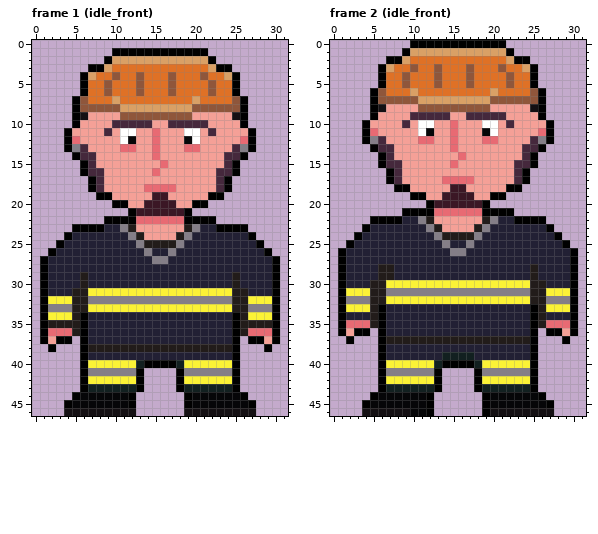
Edited in one commit: pixel-art file (Assets/Characters/Worker/worker.aseprite). Above: the version before the commit.
32x47 pixels, 18 frames. Shown: frame 1 (idle_front), frame 2 (idle_front). The commit also changed other frames, which this record leaves out.
The result:
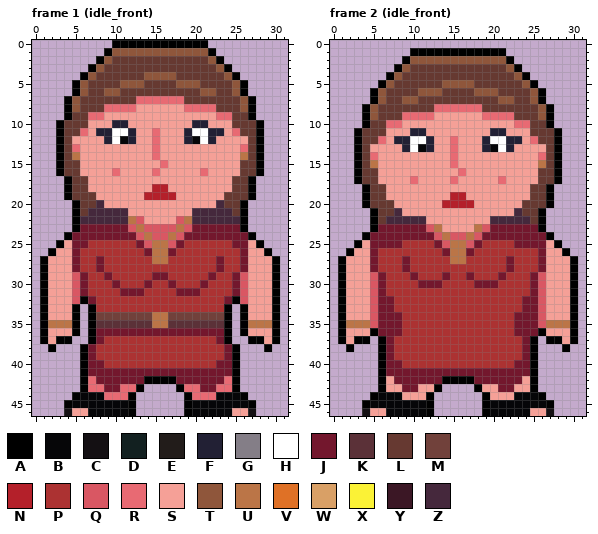
Palette (. is transparent): A #000000  B #060608  C #141013  D #122020  E #221c1a  F #222034  G #847e87  H #ffffff  J #73172d  K #5b3138  L #663931  M #71413b  N #b4202a  P #ac3232  Q #d95763  R #e86a73  S #f5a097  T #8f563b  U #bb7547  V #df7126  W #d9a066  X #fbf236  Y #3b1725  Z #45283c
From old to new:
layer "Clothes" added
Changed rows in their new state; - is an unchanged pixel.
Frame 1 (idle_front), layers "Clothes", "Body", "Head":
first column x 2:
 0 --------AAAAAAAAAAAA--------
 1 -------ATTTTTTTTTTTTA-------
 2 ------ATLLLLLLLLLLLLTA------
 3 ------TLLLLLLLLLLLLLLT------
 4 -----TLLLLLLTTT-LLLLLLT-----
 5 ---ATLLLLTT-LLLLTTTLLLLTA---
 6 ---ATLL-TLLLLLLLLLLT-LLTA---
 7 --ATLLLLLLLRRRRRRLLLLLLLTA--
 8 --ATLLLRRRRSSSSSSRRRRLLLTA--
 9 --ALLRR--SSSSSSSSS---RRLLA--
10 -ALLL---FFSSS--SSSFF---LLLA-
11 -ALLR-FFH-F------F-HFF-RLLA-
12 -ALS---FHBF------FBHF---SLA-
13 -ALRS----SS------SS----SRLA-
14 -ALUSS----------------SSULA-
15 -ALLSS----------------SSLLA-
16 -ALLSSS-R----------R-SSSLLA-
17 --ALLSS--------------SSLLA--
18 --ALLSS-----SNNS-----SSLLA--
19 --ALLLSS----NNNN----SSLLLA--
20 ---ALLZSSS--SSSS--SSSZLLA---
21 ---ALZZZZZSSSSSSSSZZZZZLA---
22 ---AZZZZZZUQSSSSQUZZZZZZA---
23 ----JJJJJJQUQQQQUQJJJJJJ----
24 ---JJJJJJJJQUQQUQJJJJJJJJ---
25 --SJJPPPPPPJQUUQJPPPPPPJJS--
26 -SSJPPPPPPPPJUUJPPPPPPPPJSS-
27 SSSJPPJPPPPPPUUPPPPPPJPPJSSS
28 SSSJPPJPPPPPPPPPPPPPPJPPJSSS
29 SSSQJPPJPPPPPJJPPPPPJPPJQSSS
30 SSSQJPPPJPPPJPPJPPPJPPPJQSSS
31 SSSQJPPPPJJJPPPPJJJPPPPJQSSS
32 SSSQAJPPPPPPPPPPPPPPPPJAQSSS
33 SSSA.APPPPPPPPPPPPPPPPA.ASSS
34 SSSA.AMMMMMMMUUMMMMMMMA.ASSS
35 UUUA.AKKKKKKKUUKKKKKKKA.AUUU
36 SSSA.AJJJJJJJJJJJJJJJJA.ASSS
37 ----.AJPPPPPPPPPPPPPPJA.----
38 -----JPPPPPPPPPPPPPPPPJ-----
39 -----JPPPPPPPPPPPPPPPPJ-----
40 -----JJPPPPPPPPPPPPPPJJ-----
41 -----JJJJJJJJJJJJJJJJJJ-----
42 -----RJJJJJJAAAAJJJJJJR-----
43 -----RRJJRR------RRJJRR-----
44 -------RRR--------RRR-------
46 ---SSBBBBBA------ABBBBBSS---
Frame 2 (idle_front), layers "Clothes", "Body", "Head":
first column x 1:
 0 ---------............---------
 1 --------.AAAAAAAAAAAA.--------
 2 ------..ATTTTTTTTTTTTA..------
 3 -----..ATLLLLLLLLLLLLTA..-----
 4 -----.ATLLLLLLLLLLLLLLTA.-----
 5 ------TLLLLLLTTT-LLLLLLT------
 6 ------LLLLTTTLLLLTTTLLLL------
 7 ------LL--LLLLLLLLLL--LL------
 8 ---ATLLLLLLLRRRRRRLLLLLLLTA---
 9 ---ATLLLRRRRSS--SSRRRRLLLTA---
10 ----LLRRS-SS--S---SS-SRRLL----
11 --ALLL---FFS--S---SFF---LLLA--
12 --ALLR-FFHHF------FHHFF-RLLA--
13 --ALSSS-FHBF------FBHF-SSSLA--
14 --ALRSS-------RS-------SSRLA--
15 --ALUSSS--------------SSSULA--
16 --ALLSSS-------R------SSSLLA--
17 --ALLSSS-R---S-SS---R-SSSLLA--
18 ---ALLSSS-----SS-----SSSLLA---
19 ---ALLSSSSS--SNNS--SSSSSLLA---
20 ---ALLLSSSSSSNNNNSSSSSSLLLA---
21 ----ALLZSSSSSSSSSSSSSSZLLA----
22 -----LZZZZZS------SZZZZZL-----
23 ---.AJJJJJJQU----UQJJJJJJA.---
24 --.AJJJJJJJJQUQQUQJJJJJJJJA.--
25 -.ASJJJJPPPPJQUUQJPPPPJJJJSA.-
26 .ASSJPPPPPPPPJUUJPPPPPPPPJSSA.
27 -SSSJPPPJPPPPPUUPPPPPJPPPJSSS-
28 -SSSJPPPJPPPPPPPPPPPPJPPPJSSS-
29 -SSSQJPPPJPPPJPPJPPPJPPPJQSSS-
30 -SSSQJPPPPJJJPPPPJJJPPPPJQSSS-
31 -SSSQJPPPPPPPPPPPPPPPPPPJQSSS-
32 -SSSQJJPPPPPPPPPPPPPPPPJJQSSS-
33 -SSSQJJPPPPPPPPPPPPPPPPJJQSSS-
34 -SSSQJJJPPPPPPPPPPPPPPJJJQSSS-
35 -UUUQJJJPPPPPPPPPPPPPPJJJQUUU-
36 --SSAJJJPPPPPPPPPPPPPPJJJASS--
37 ASAA--JPPPPPPPPPPPPPPPPJ--AASA
38 -A----JPPPPPPPPPPPPPPPPJ----A-
39 ------JPPPPPPPPPPPPPPPPJ------
40 ------JJPPPPPPPPPPPPPPJJ------
41 ------JJJJJJJJJJJJJJJJJJ------
42 ------SJJJJJJAAAAJJJJJJS------
43 ------SSJJSS------SSJJSS------
44 --------SSS--------SSS--------
46 ----SSBBB----------BBBBBSS----
Changed places in both pictures, as pixel boxes (x1, y1, x2, y2):
changed: (48, 40, 272, 416)
changed: (338, 40, 578, 416)
